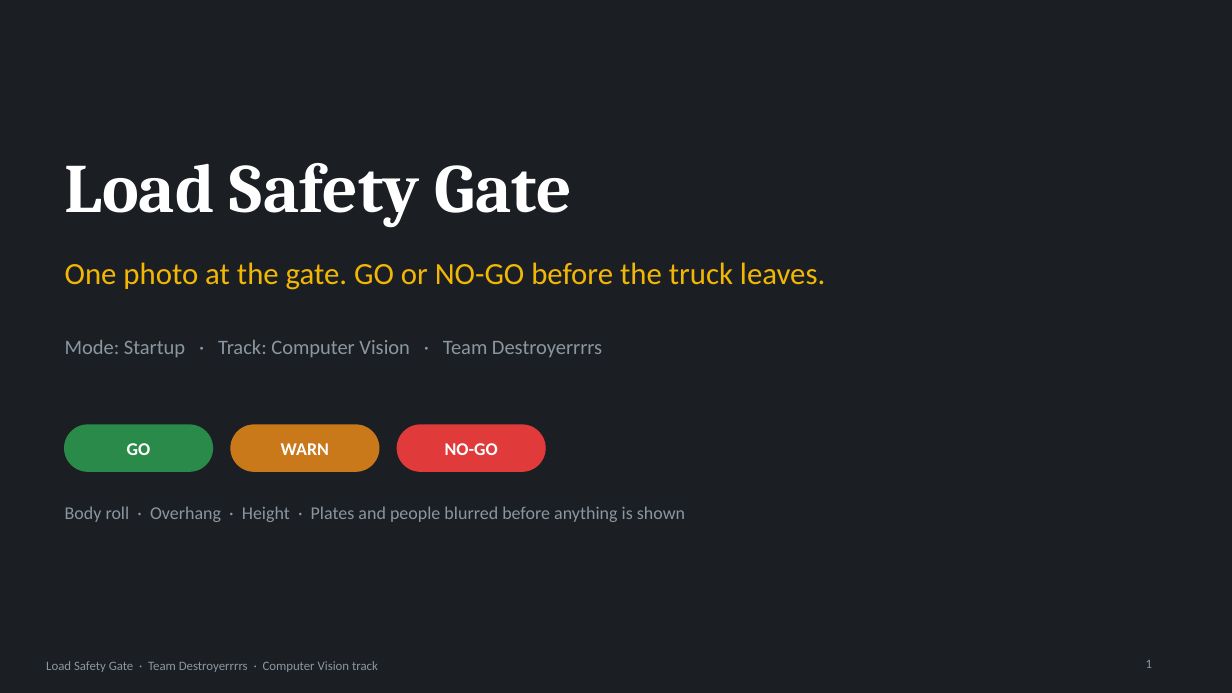
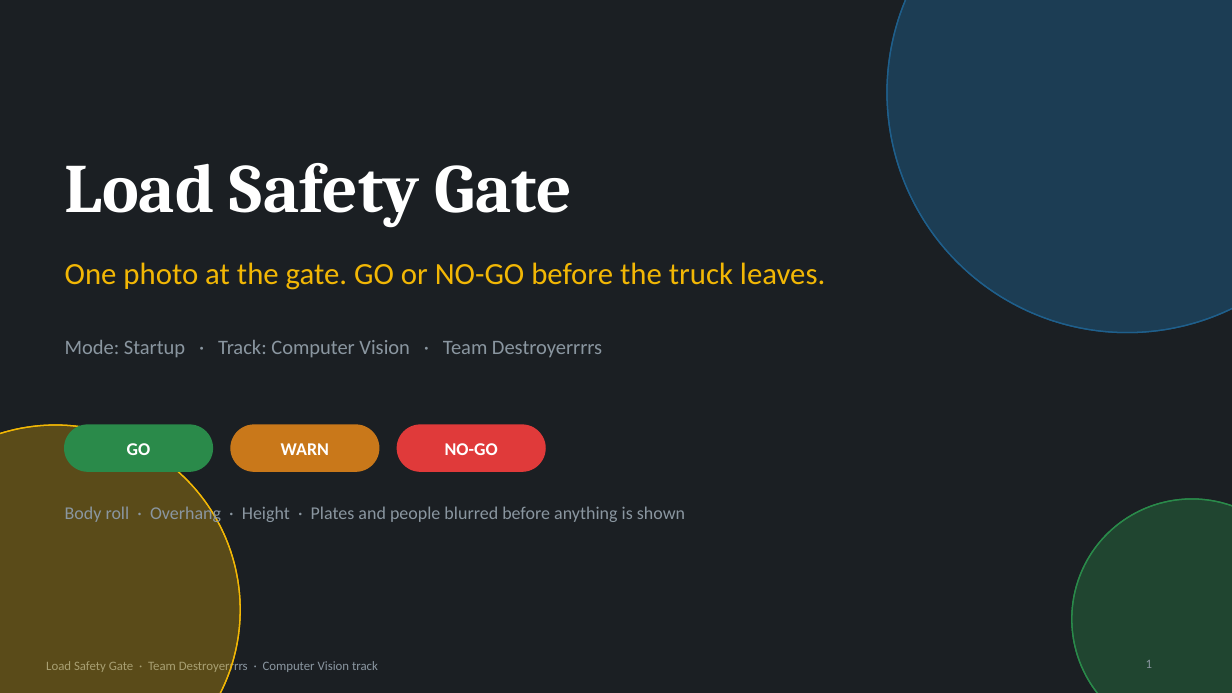
Before and after one commit to Winner-121/Destroyerrrrs_Final_Stage, a slide deck: slide 1 of deck/LoadSafetyGate_deck.pptx. Drawn at 1232x693 pixels with LibreOffice and Linux fonts; fonts in the diff are those of the drawing. Boxes give left, top, right and bottom in pixels: in the first picture for what was removed or moved away, otherwise in the second. Text is boxed around its words. In the diff, an @@ line names an element or a change of style, - is before the commit and + after.

```diff
--- a/deck/LoadSafetyGate_deck.pptx
+++ b/deck/LoadSafetyGate_deck.pptx
@@ ellipse added at bbox=[887, 0, 1232, 333], fill #1F5F8B at 28% opacity, outline #1F5F8B 1 pt @@
@@ ellipse added at bbox=[887, 0, 1232, 333], fill #1F5F8B at 28% opacity, outline #1F5F8B 1 pt @@
@@ ellipse added at bbox=[0, 425, 240, 693], fill #F2B705 at 16% opacity, outline #F2B705 1 pt @@
@@ ellipse added at bbox=[0, 425, 240, 693], fill #F2B705 at 16% opacity, outline #F2B705 1 pt @@
@@ ellipse added at bbox=[1072, 499, 1232, 693], fill #2A8A4A at 20% opacity, outline #2A8A4A 1 pt @@
@@ ellipse added at bbox=[1072, 499, 1232, 693], fill #2A8A4A at 20% opacity, outline #2A8A4A 1 pt @@
```
Also in this commit, not shown: 9 other slides changed, 1 slide added, 5 other files.
